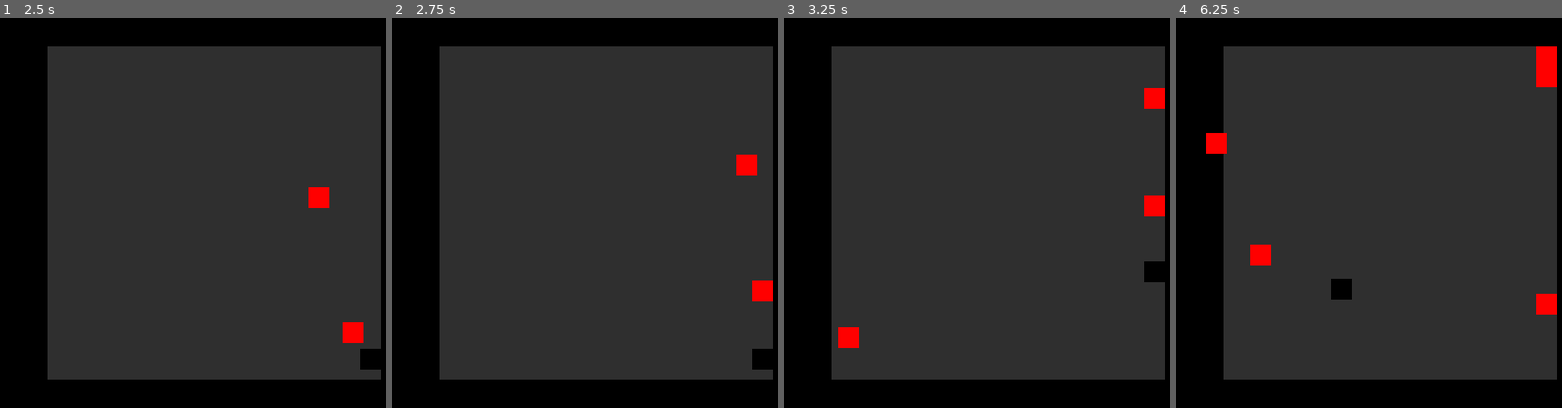
Above: before the commit, frames 1-4 (left to right).
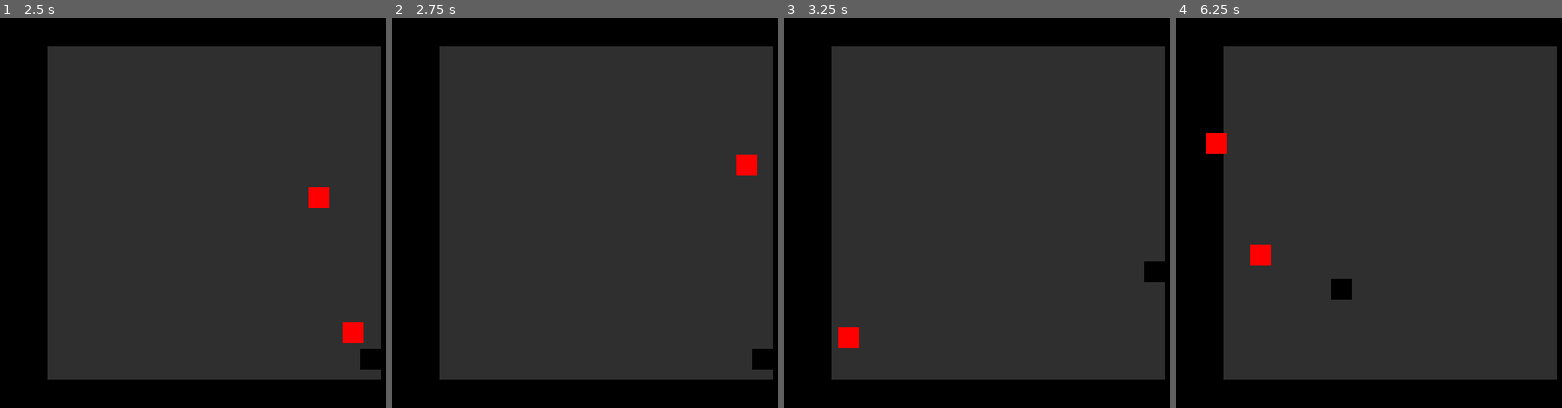
Above: after the commit, the same moments.

Repository: mariothedog/Dodge-and-Explode-
Game: Godot game, scene res://Levels/Endless Level.tscn
Two runs of this game, one before a commit and one after it. Both use one fixed random seed, a clock stepped at 60 frames per second and the inputs below.
Inputs:
- Up to frame 1 (2.5 s): tap Enter at 0.5 s; hold D (move_right) 0.53-1.28 s; hold S (move_down) 1.28-2.03 s; hold D (move_right) from 2.03 s (still down)
- Up to frame 2 (2.75 s): keep holding D (move_right)
- Up to frame 3 (3.25 s): release D (move_right) at 2.78 s; hold W (move_up) from 2.78 s (still down)
- Up to frame 4 (6.25 s): release W (move_up) at 3.53 s; hold A (move_left) 3.53-5.03 s; hold S (move_down) 5.03-5.78 s; hold D (move_right) from 5.78 s (still down)

Frame 1 is identical in both runs. In frame 2, 0.3% of the frame differs, in the area x 93-99%, y 67-73%; in frame 3, 0.6%; in frame 4, 0.9%, in the area x 93-99%, y 7-77%.

Commit message:
The enemies now die when they hit the walls.

Diff:
--- a/Enemies/Enemy.gd
+++ b/Enemies/Enemy.gd
@@ -17,8 +17,16 @@
 
 	velocity = move_and_slide(velocity)
 
+	for i in range(get_slide_count()):
+		var collision = get_slide_collision(i)
+		if collision.collider.name == "TileMap":
+			die()
+
 func set_target_dir(target_pos):
 	target_dir = position.direction_to(target_pos)
 
 func _on_Tile_Collision_Enabler_body_exited(_body):
 	$CollisionShape2D.set_deferred("disabled", false)
+
+func die():
+	queue_free()
